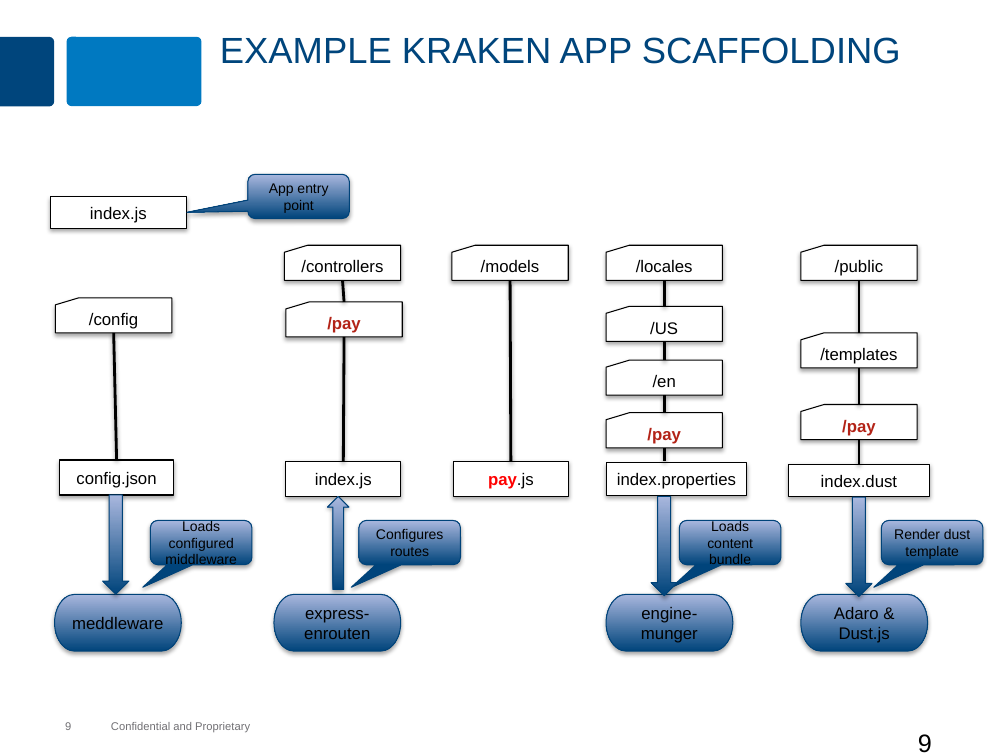
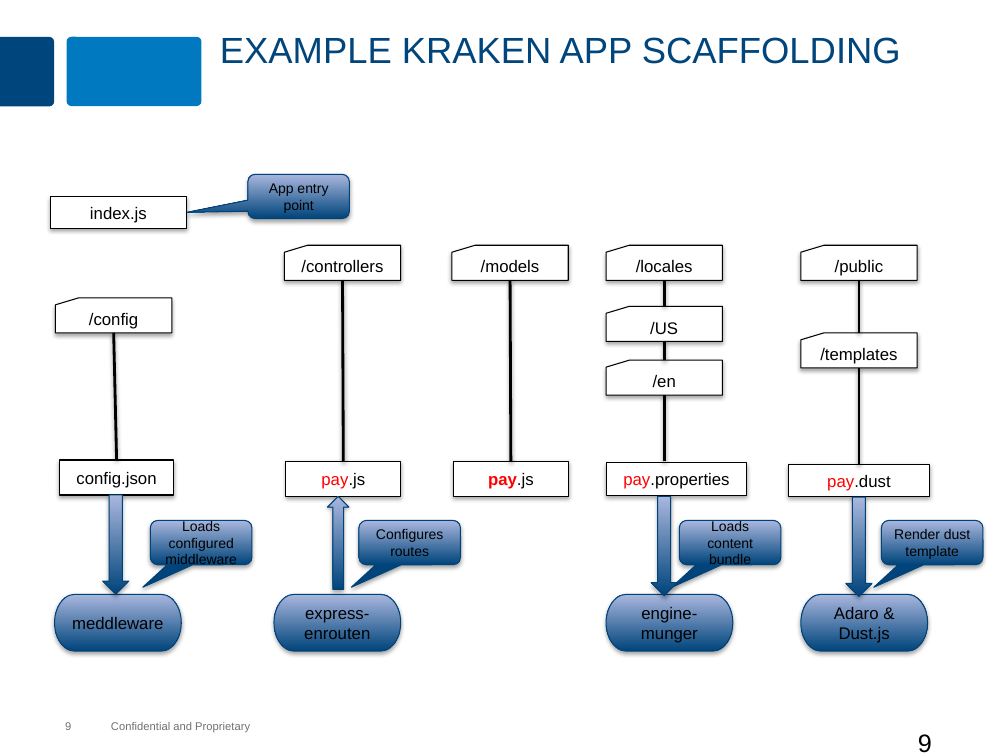
Before and after one commit to MaxMillington/nodePractice, a slide deck: slide 9 of node/lesson-80-kraken/kraken.pptx. Drawn at 1008x756 pixels with LibreOffice and Linux fonts; fonts in the diff are those of the drawing; background and template pictures are left out. Boxes give left, top, right and bottom in pixels: in the first picture for what was removed or moved away, otherwise in the second. Text is boxed around its words. In the diff, an @@ line names an element or a change of style, - is before the commit and + after.

```diff
--- a/node/lesson-80-kraken/kraken.pptx
+++ b/node/lesson-80-kraken/kraken.pptx
@@ line moved from (344, 337) - (344, 462) to (343, 280) - (344, 462) @@
@@ line moved from (859, 368) - (859, 404) to (859, 368) - (859, 465) @@
@@ line moved from (664, 448) - (664, 462) to (664, 395) - (664, 462) @@
@@ group removed at [286,280,916,465]: 3 flow chart punched cards, 2 lines @@
-/pay
-/pay
-/pay
@@ text in rectangle at [321,473,365,489]: text changed; text colour #000000 to #FF0000 @@
-index.js
+pay.js
@@ text in rectangle at [623,473,729,489]: text changed @@
-index.properties
+pay.properties
@@ text in rectangle at [827,475,890,491]: text changed @@
-index.dust
+pay.dust
```
Also in this commit, not shown: 6 other slides changed, 11 other files.
